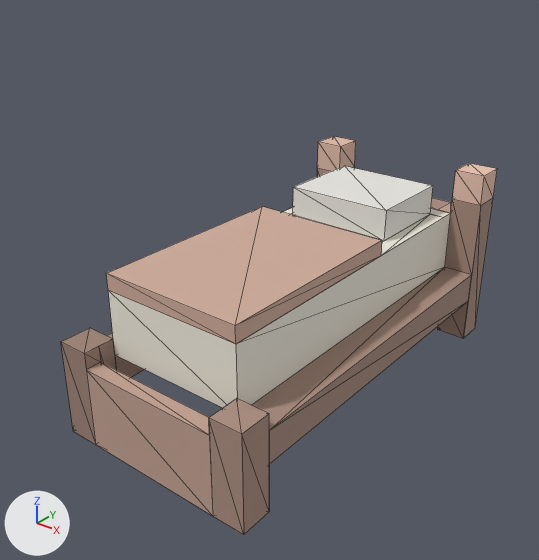
A saved change to the glTF model assets/interiores/litera_desgastada_01.glb.
Camera for both pictures: a 50 mm camera at (1.88, -2.57, 2.07) aimed at (-0.05, -0.16, 0.57). Lighting does not change. The marker at lower left points along +X, +Y and +Z. The picture after the commit comes second. Mesh edges are drawn as thin lines. Vertices at exactly the same position are counted once.

Objects in the first picture: 'litera_desgastada'.
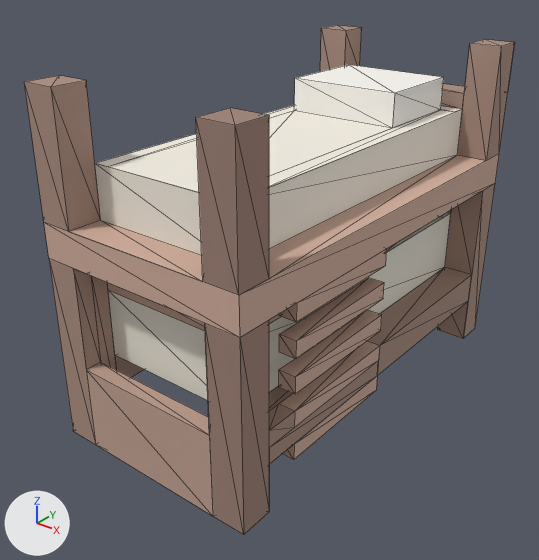
The change, as a diff of the scene's bpy script:
```diff
--- a/assets/interiores/litera_desgastada_01.glb.py
+++ b/assets/interiores/litera_desgastada_01.glb.py
@@ me_litera_desgastada @@
 # used by ob_litera_desgastada; location = (0.0, 0.0, 0.0)
-me_litera_desgastada.from_pydata(...)  # 112 vertices, 180 faces; spans x -0.5..0.5, y -1.0..1.0, z 0.0..0.92
+me_litera_desgastada.from_pydata(...)  # 205 vertices, 314 faces; spans x -0.5..0.5, y -1.0..1.0, z 0.0..1.54
+# me_litera_desgastada part 1: a new loose piece, a box spanning x 0.423..0.5, y -0.692..-0.077, z 0.462..0.538, in mat_vertexcolor
+# me_litera_desgastada part 2: a new loose piece, a box spanning x 0.423..0.5, y -0.692..-0.077, z 0.615..0.692, in mat_vertexcolor
+# me_litera_desgastada part 3
+# 20 vertices are removed from x -0.5..0.5, y -1.0..1.0, z 0.46..0.92
+# 60 faces are deleted
+# 3 vertices in x -0.35..0.5, y 0.85..1.0, z 0.77 move by (0.0, 0.0, 0.08)
+# 3 vertices in x -0.35..0.35, y -0.92..-0.85, z 0.46 move by (0.0, 0.0, 0.39)
+# 24 vertices are added at x -0.5..0.5, y -1.0..1.0, z 0.31..1.54
+# 11 new vertices lie (0.0, 0.0, 0.85) away from vertices in x -0.5..0.5, y -1.0..1.0, z 0.0
+# 5 new vertices lie (0.0, -0.93, 0.0) away from vertices in x 0.35..0.5, y 0.85, z 0.23..0.77
+# 8 new vertices lie (-0.08, 0.0, 0.0) away from vertices in x -0.27..0.5, y -1.0..0.77, z 0.23..0.85
+# 6 new vertices lie (0.0, -0.61, 0.0) away from vertices in x 0.42..0.5, y -0.08, z 0.23..0.85
+# 8 new vertices lie (0.0, 0.0, -0.08) away from vertices in x 0.42..0.5, y -0.69..-0.08, z 0.23..0.85
+# 5 new vertices lie (0.0, -0.15, 0.0) away from vertices in x -0.5..0.5, y 1.0, z 0.85..1.54
+# 6 new vertices lie (-0.15, 0.0, 0.0) away from vertices in x 0.5, y -1.0..1.0, z 0.85..1.54
+# 6 new vertices lie (0.0, 0.15, 0.0) away from vertices in x -0.5..0.5, y -1.0, z 1.0..1.54
+# 7 new vertices lie (0.15, 0.0, 0.0) away from vertices in x -0.5, y -1.0..1.0, z 1.0..1.54
+# 6 new vertices lie (0.0, 0.0, -0.23) away from vertices in x -0.5..0.5, y 0.85..1.0, z 1.54
+# 5 new vertices lie (0.54, 0.0, 0.0) away from vertices in x -0.27, y -0.85..0.77, z 1.23..1.38
+# 170 new faces join them
 me_litera_desgastada.materials.append(mat_vertexcolor)
```

Location of each change, [x1, y1, x2, y2] in pixels of the pictures (539 x 560 px):
'litera_desgastada', reshaped (13% wider, 28% taller): before [61, 136, 497, 535]; after [24, 25, 515, 535]
part 1 of me_litera_desgastada, added (brown): after [279, 310, 382, 394]
part 2 of me_litera_desgastada, added (brown): after [279, 278, 384, 359]
part 3 of me_litera_desgastada, built on: before [61, 136, 497, 532]; after [24, 25, 515, 532]
